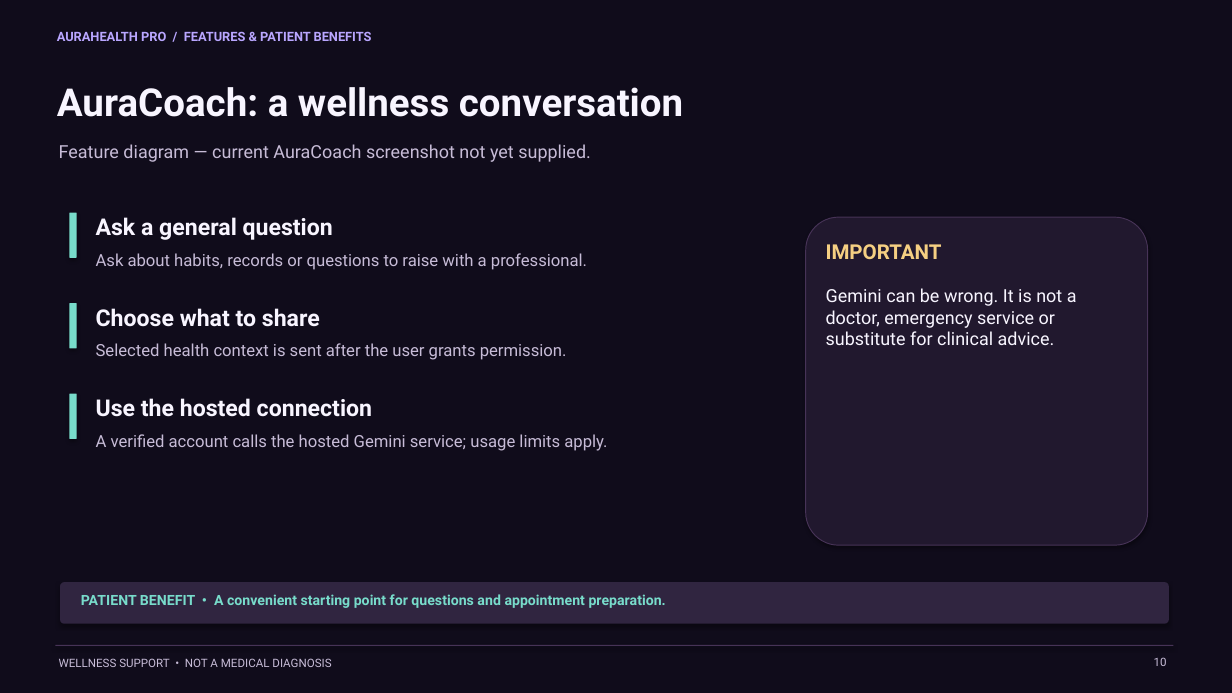
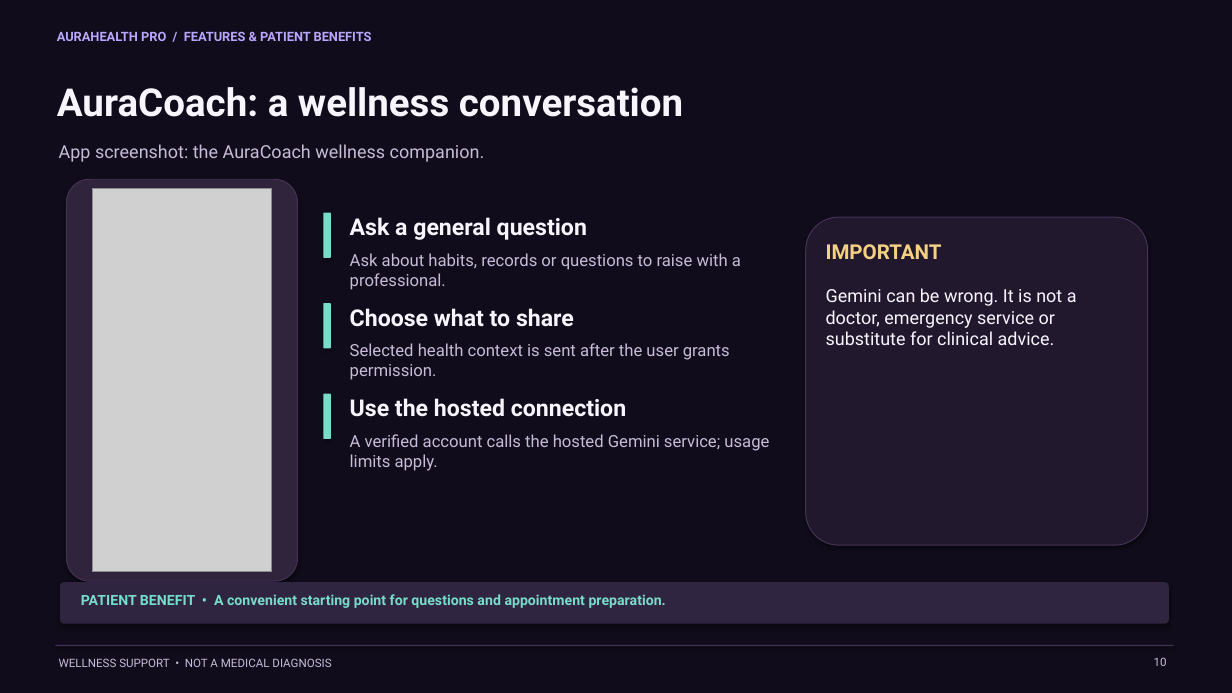
Before and after one commit to mrh995044-a11y/aura-helth-pro-complet, a slide deck: slide 10 of deliverables/AuraHealth-Pro-Features-and-Benefits-Animated.pptx. Drawn at 1232x693 pixels with LibreOffice and Linux fonts; fonts in the diff are those of the drawing; grey boxes stand for pictures. Boxes give left, top, right and bottom in pixels: in the first picture for what was removed or moved away, otherwise in the second. Text is boxed around its words. In the diff, an @@ line names an element or a change of style, - is before the commit and + after.

Commit message:
Update presentations with current app screenshots

```diff
--- a/deliverables/AuraHealth-Pro-Features-and-Benefits-Animated.pptx
+++ b/deliverables/AuraHealth-Pro-Features-and-Benefits-Animated.pptx
@@ text at [59,144,485,162]: text changed @@
-Feature diagram — current AuraCoach screenshot not yet supplied.
+App screenshot: the AuraCoach wellness companion.
@@ rounded rectangle added at [67,179,298,581], fill #30233C, outline #473357 0.75 pt @@
@@ picture added at [92,189,272,572] @@
@@ text "Ask a general question": place and size @@
-text "Ask a general question" at [96,217,333,240]
+text "Ask a general question" at [350,217,587,240]
@@ text "Ask about habits, records or ..." rewrapped from [96,253,587,270] to [350,253,741,290] @@
@@ text "Choose what to share": place and size @@
-text "Choose what to share" at [96,308,320,327]
+text "Choose what to share" at [350,308,574,327]
@@ text "Selected health context is sent ..." rewrapped from [96,343,567,360] to [350,343,730,380] @@
@@ 3 rounded rectangles: place and size @@
-3 rounded rectangles at [69,213,77,439]
+3 rounded rectangles at [323,213,331,439]
@@ text "Use the hosted connection": place and size @@
-text "Use the hosted connection" at [96,398,372,417]
+text "Use the hosted connection" at [350,398,626,417]
@@ text "A verified account calls the ..." rewrapped from [96,434,607,451] to [350,434,769,471] @@
```
Also in this commit, not shown: 9 other slides changed, 11 other files.
